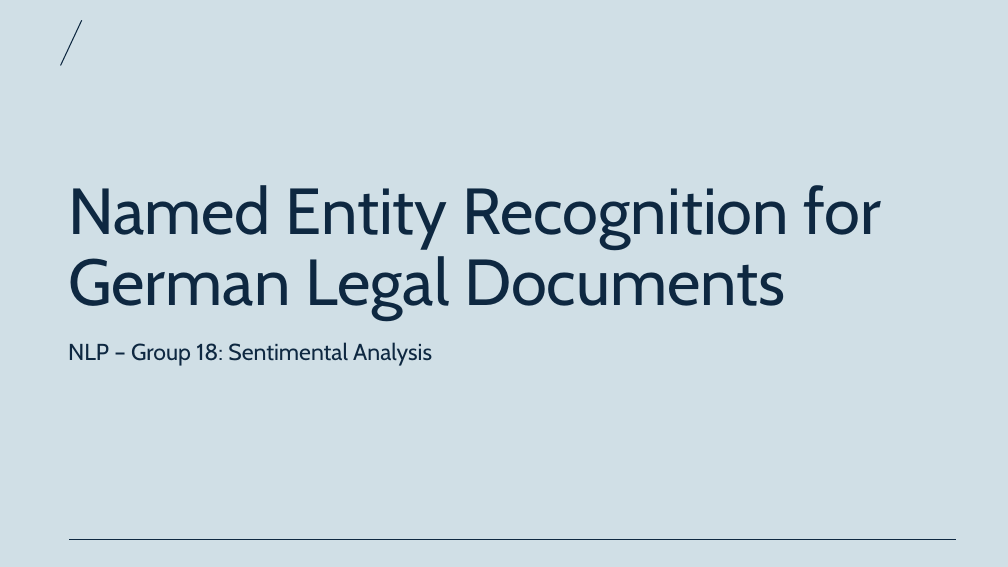
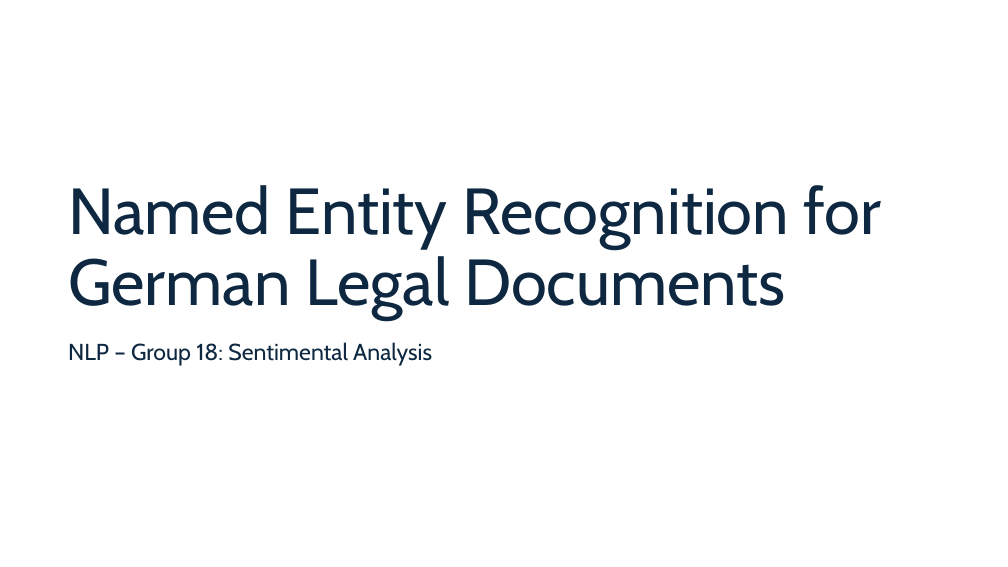
Before and after one commit to kiliankoeck/NLP, a slide deck: slide 1 of NLP-Group18.pptx. Drawn at 1008x567 pixels with LibreOffice and Linux fonts; fonts in the diff are those of the drawing; background and template pictures are left out. Boxes give left, top, right and bottom in pixels: in the first picture for what was removed or moved away, otherwise in the second. Text is boxed around its words. In the diff, an @@ line names an element or a change of style, - is before the commit and + after.

```diff
--- a/NLP-Group18.pptx
+++ b/NLP-Group18.pptx
@@ rectangle removed at <box>0,0,1008,567</box> @@
@@ line removed from (82, 20) to (60, 66) @@
@@ line removed from (956, 539) to (70, 539) @@
```
Also in this commit, not shown: 6 other slides changed, 6 slides added, 5 slides removed.
